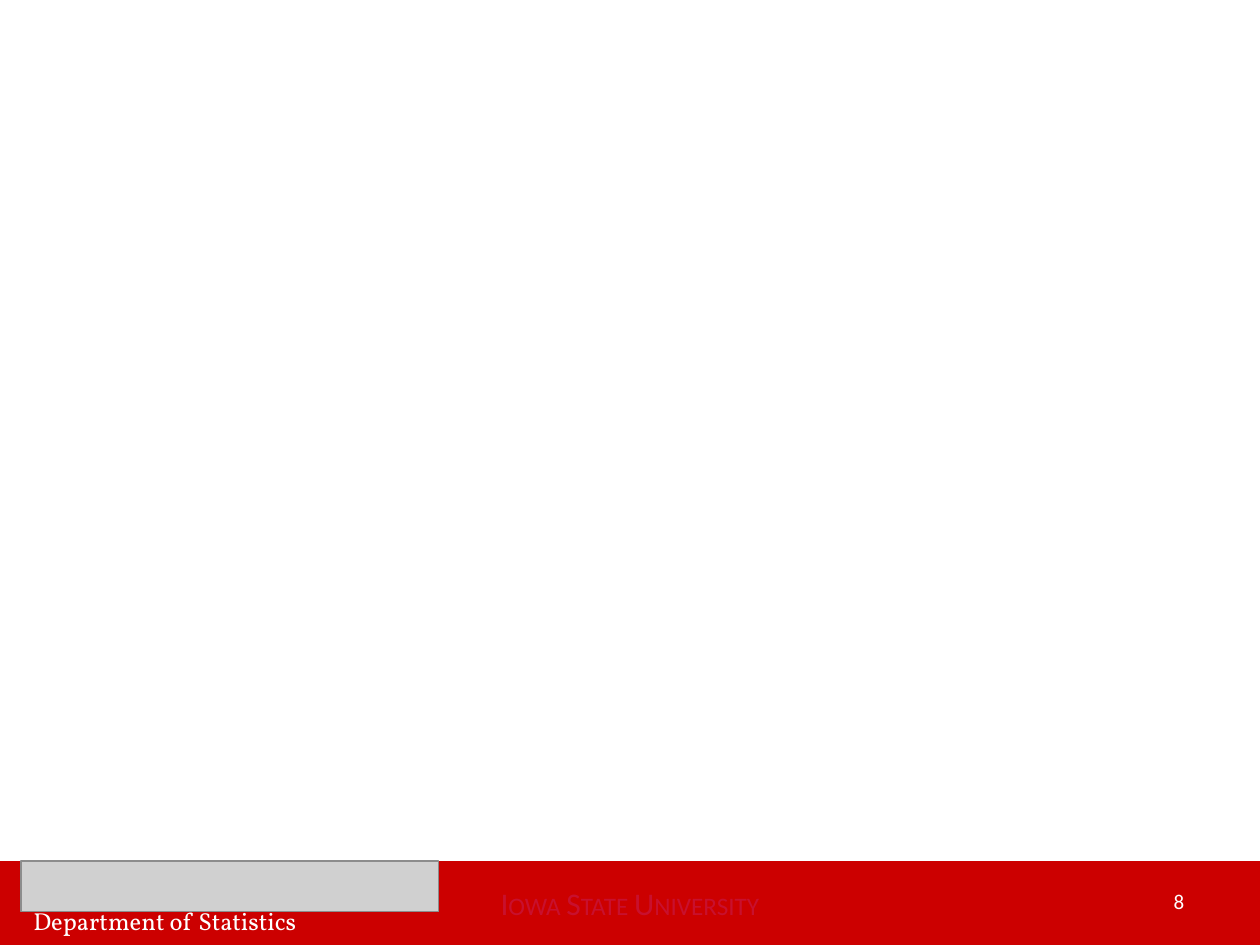
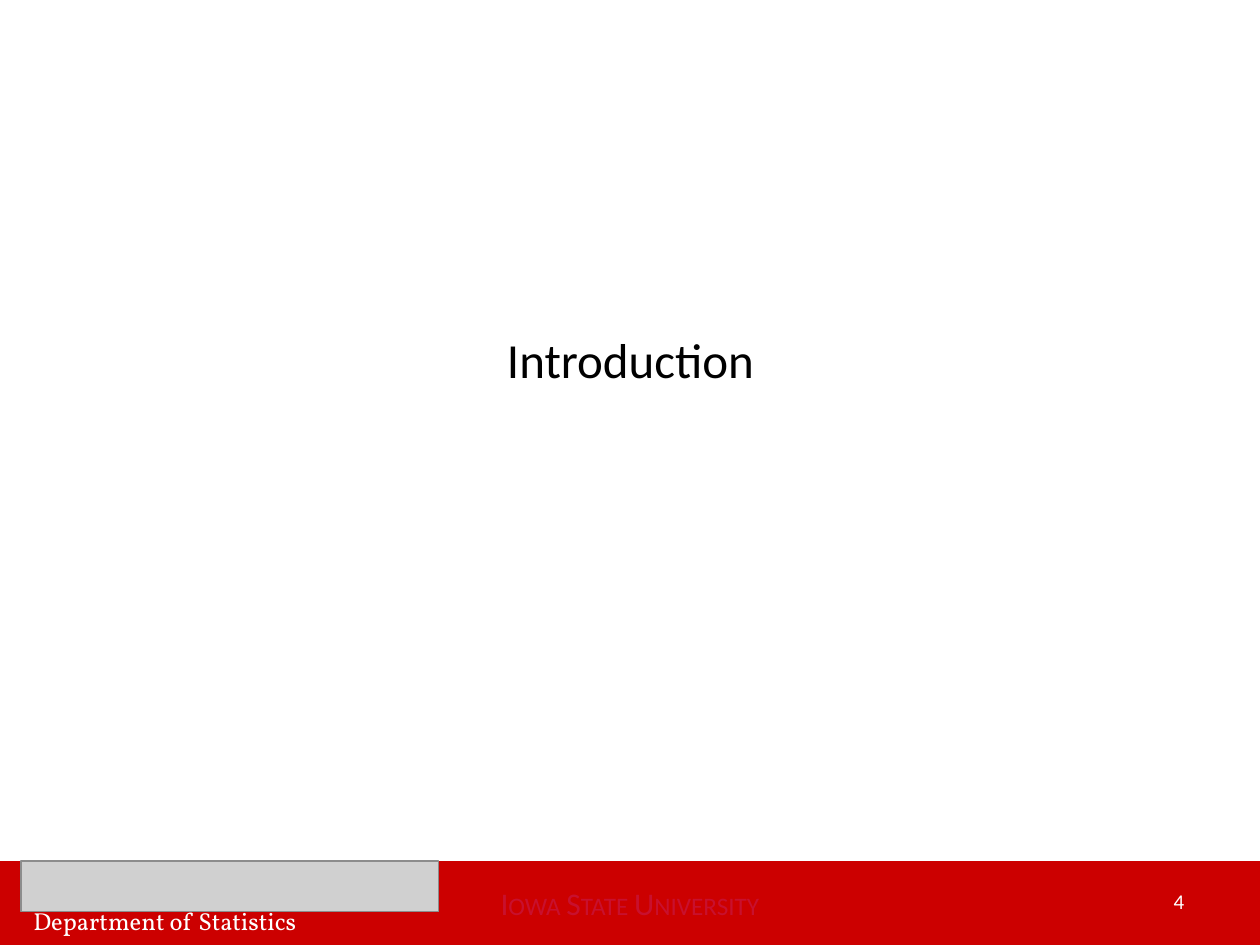
Before and after one commit to huwei95/Yelp_Text_Mining, a slide deck: slide 4 of Wei Hu Master of Statistics Final Oral Exam Apr 12.pptx (slide 8 before the commit). Drawn at 1260x945 pixels with LibreOffice and Linux fonts; fonts in the diff are those of the drawing; grey boxes stand for pictures. Boxes give left, top, right and bottom in pixels: in the first picture for what was removed or moved away, otherwise in the second. Text is boxed around its words. In the diff, an @@ line names an element or a change of style, - is before the commit and + after.

```diff
--- a/Wei Hu Master of Statistics Final Oral Exam Apr 12.pptx
+++ b/Wei Hu Master of Statistics Final Oral Exam Apr 12.pptx
@@ title added at [507,344,754,379], 28 pt, text #000000 @@
+Introduction
@@ page number at [1174,895,1185,909]: text changed @@
-8
+4
```
Also in this commit, not shown: 5 other slides changed, 22 slides added.
